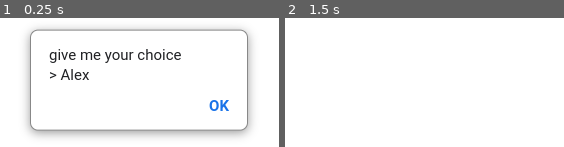
Above: before the commit, frames 1-2 (left to right).
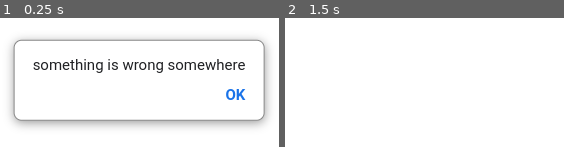
Above: after the commit, the same moments.

Repository: Radorable/odin-Rock-Paper-Scissors
Game: browser game, page index.html
The game is run twice, just before and just after one commit, with the same random seed, the same clock (stepped at 60 frames per second) and the same inputs. When the page shows a pop-up message, it is drawn as a white box for half a second while everything else waits; a line starting with > is the answer the replay typed.
Inputs:
- Up to frame 1 (0.25 s): no input
- Up to frame 2 (1.5 s): no input

The runs differ from the first frame. In frame 1, 21% of the frame differs, in the area x 3-97%, y 8-92%; in frame 2, nothing differs.

Commit message:
Add the round between user and computer

Diff:
--- a/rpc.js
+++ b/rpc.js
@@ -38,19 +38,30 @@
 // to his appropriate value
 function getHumanChoice() {
     humanChoice = prompt("give me your choice", "");
-    console.log(humanChoice);
+    humanChoice = humanChoice.toLowerCase();
+    console.log("human choice is lowercase : " + humanChoice);
     if (humanChoice == "rock") {
         return humanChoice = rock;
     } else if (humanChoice == "paper") {
         return humanChoice = paper;
+    } else if (humanChoice == "scissors") {
+        return humanChoice = scissors;
     } else {
-        return humanChoice = scissors;
+        alert("something is wrong");
     }
 }
 
 // compare
 function playRound(humanChoice, computerChoice) {
-
+    if (humanChoice == computerChoice) {
+        return alert("same !");
+    } else if (humanChoice > computerChoice) {
+        return alert("you win !");
+    } else if (humanChoice < computerChoice) {
+        return alert("you lose !");
+    } else {
+        return alert("something is wrong somewhere");
+    }
 }
 
 
@@ -61,3 +72,5 @@
 console.log("");
 console.log(getHumanChoice());
 console.log("humanchoice is " + humanChoice);
+
+console.log(playRound(humanChoice, computerChoice));
